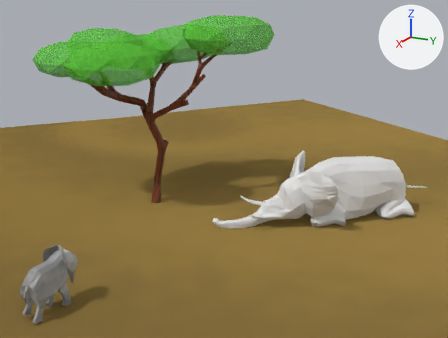
Before and after pictures for a commit that changed the Blender file models/result_animation/result_animation.blend.
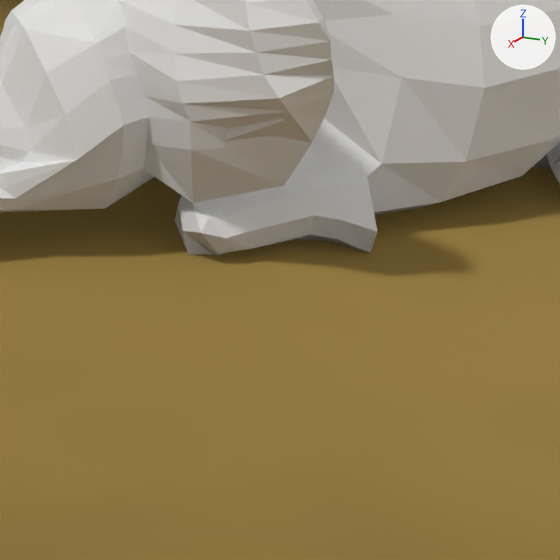
Each version appears first whole from a 50 mm lens placed at (31.85, 25.11, 14.76), pointed at (0.74, 8.72, 4.34), and next in a close-up on the part from 62% to 84% of the width and 54% to 83% of the height. The axes (+X, +Y, +Z) are drawn at upper right. The lights are the same throughout. Both versions are drawn at frame 1 of the action 'Idle'; the numbers are the values there.

In view in the first close-up: 'Plane', 'słoń.002'.
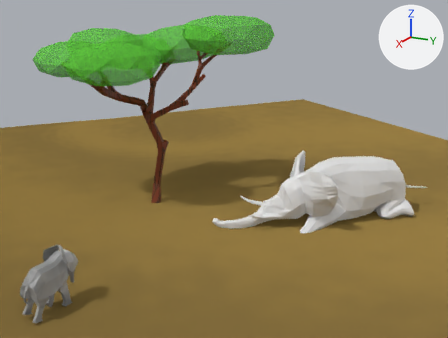
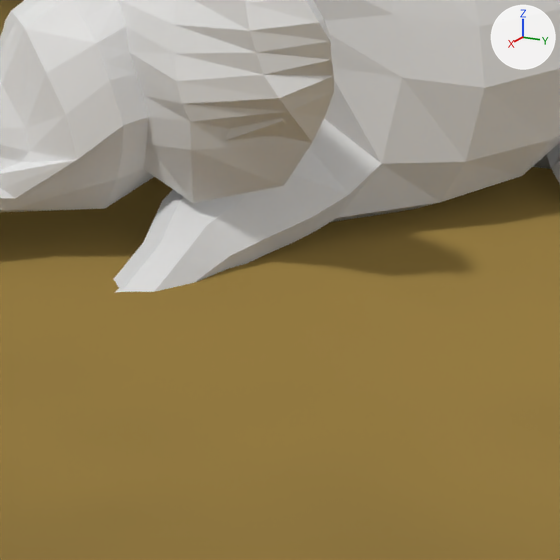
Commit message: Changed elephant leg

What differs and where, as boxes [x1, y1, x2, y2] in the close-ups (560 x 560 px):
'słoń.002', posed
    before: [0, 0, 560, 256]
    after: [0, 0, 560, 292]
bone 'Front_Left_Leg2', root to tip
    before: (190, 235) to (338, 206)
    after: (190, 235) to (93, 342)

The edits, one by one:
Bone 'Front_Left_Leg2' (bone_front_left_leg2) moves from (0.0, 0.012, -0.01) to (0.0, 0.0, 0.0).
Bone 'Front_Left_Leg2' (bone_front_left_leg2) turns from (146, 4, 4) to (0, 0, 0) degrees about its own x, y and z.
